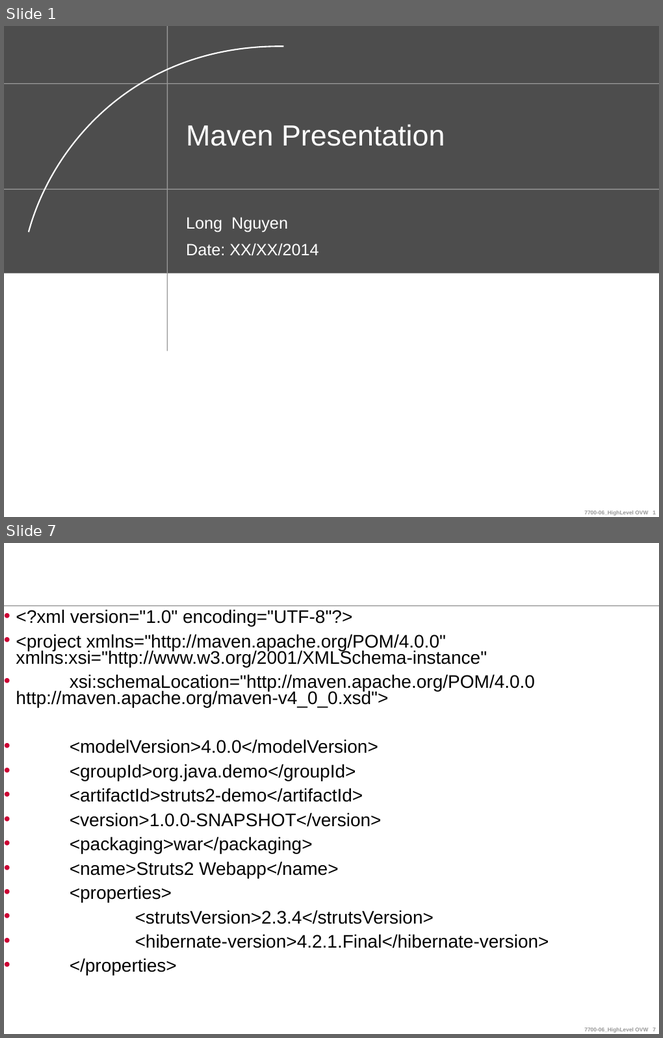
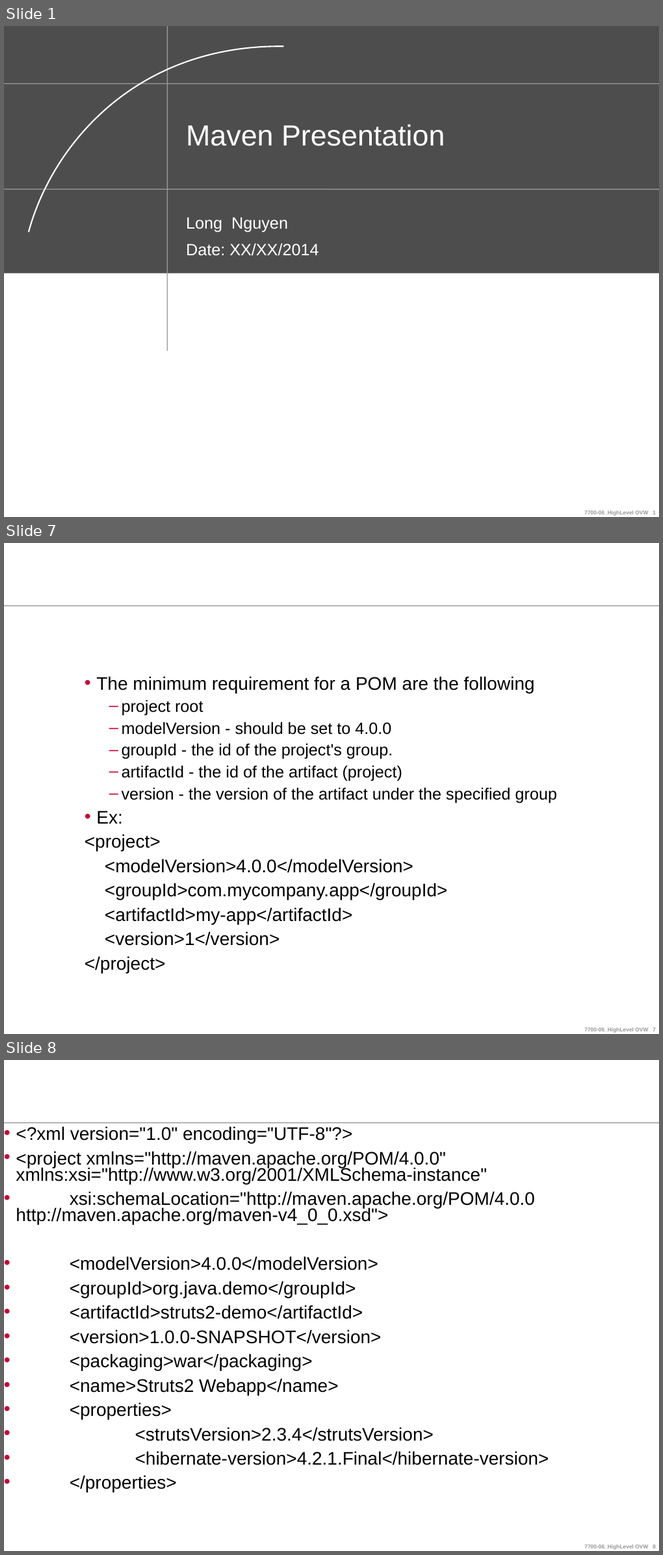
Before and after one commit to ndlongit/longnd-data, a slide deck: Document/Tutorial/[Presentation] Maven.ppt. Shown one above the other, each under a label of ours: slides 1 and 7 before the commit, slides 1, 7 and 8 after it; the slides between them are not shown. The pictures are 663x1038 and 663x1555 pixels, drawn with LibreOffice and Linux fonts; fonts in the diff are those of the drawing; background and template pictures are left out. Boxes give left, top, right and bottom in pixels: in the first picture for what was removed or moved away, otherwise in the second. Text is boxed around its words. In the diff, an @@ line names an element or a change of style, - is before the commit and + after.

```diff
--- a/Document/Tutorial/[Presentation] Maven.ppt
+++ b/Document/Tutorial/[Presentation] Maven.ppt
@@ slide 7 added at (4,543,659,1034), background #FFFFFF; not listed: 2 template elements that a slide beside it also shows @@
@@ text added at (85,676,557,973), 20 pt, text #000000 @@
+• The minimum requirement for a POM are the following
+  – project root
+  – modelVersion - should be set to 4.0.0
+  – groupId - the id of the project's group.
+  – artifactId - the id of the artifact (project)
+  – version - the version of the artifact under the specified group
+• Ex:
+<project>
+<modelVersion>4.0.0</modelVersion>
+<groupId>com.mycompany.app</groupId>
+<artifactId>my-app</artifactId>
+<version>1</version>
+</project>
@@ what was slide 7 is now slide 8 @@
```
Also in this commit, not shown: 3 slides changed, 5 other slides added, 2 slides removed.
